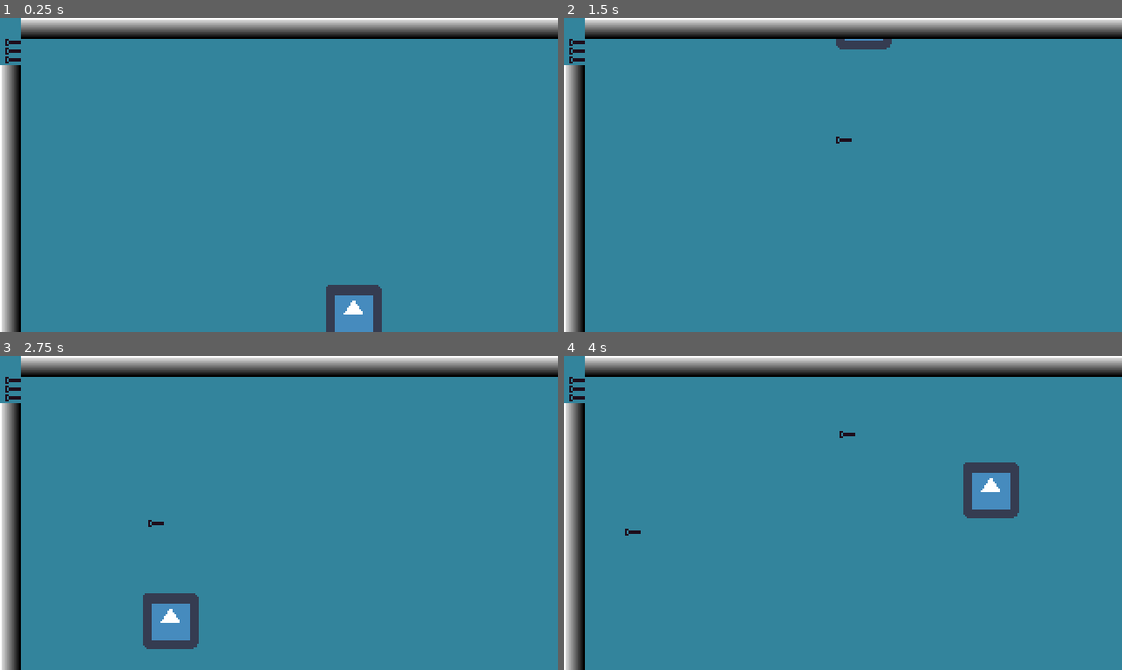
Above: before the commit, frames 1-4 (two rows, left to right).
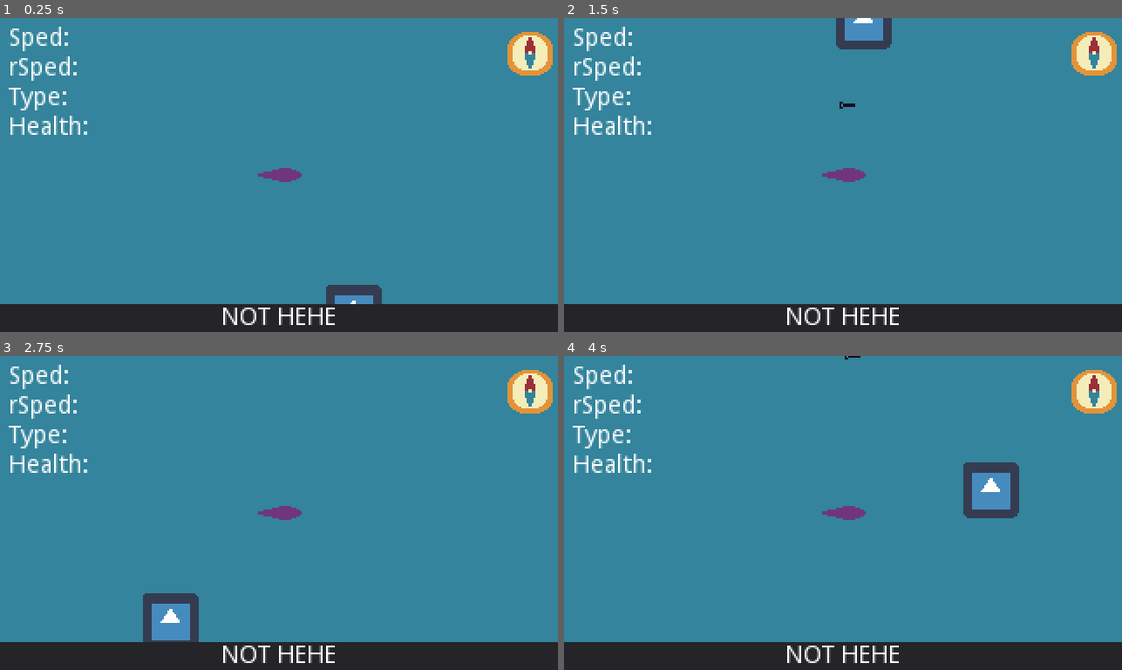
Above: after the commit, the same moments.

Repository: Scribble-Sheep/Shipgame
Game: Godot game, scene res://World.tscn
The game is run twice, just before and just after one commit, with the same random seed, the same clock (stepped at 60 frames per second) and the same inputs. The engine's default icon, where the game draws it, is replaced by a stand-in: a white triangle on a blue panel in a dark square.
Inputs (mouse positions are in pixels of both pictures, inside the frame that each line leads up to):
- Up to frame 1 (0.25 s): no input
- Up to frame 2 (1.5 s): click (854, 27) at 0.52 s; click (854, 27) at 1.27 s
- Up to frame 3 (2.75 s): click (11, 538) at 2.02 s
- Up to frame 4 (4 s): click (575, 538) at 2.77 s; click (854, 365) at 3.52 s

The runs differ from the first frame. In frame 1, 20% of the frame differs, in the area x 0-100%, y 0-100%; in frame 2, 20%; in frame 3, 20%; in frame 4, 20%.

Commit message:
Ship is visible again (whoops), debug target has a circle collider. Missiles are speedy.

Diff:
--- a/Scenes/DebugTarget.tscn
+++ b/Scenes/DebugTarget.tscn
@@ -3,8 +3,7 @@
 [ext_resource path="res://icon.png" type="Texture" id=1]
 [ext_resource path="res://Code/DebugTarget.gd" type="Script" id=2]
 
-[sub_resource type="RectangleShape2D" id=1]
-extents = Vector2( 32, 32 )
+[sub_resource type="CircleShape2D" id=1]
 
 [node name="DebugTarget" type="KinematicBody2D"]
 collision_layer = 2
@@ -16,5 +15,5 @@
 texture = ExtResource( 1 )
 
 [node name="CollisionShape2D" type="CollisionShape2D" parent="."]
-scale = Vector2( 0.5, 0.5 )
+scale = Vector2( 1.6, 1.6 )
 shape = SubResource( 1 )
--- a/Scenes/GUI Scenes/WorldGUI.tscn
+++ b/Scenes/GUI Scenes/WorldGUI.tscn
@@ -70,4 +70,6 @@
 margin_bottom = 14.0
 text = "Sped:
 rSped:
-Type:"
+Type:
+Health:"
+percent_visible = -0.0434783
--- a/Scenes/Ship.tscn
+++ b/Scenes/Ship.tscn
@@ -10,7 +10,6 @@
 script = ExtResource( 2 )
 
 [node name="Sprite" type="Sprite" parent="."]
-visible = false
 z_index = 100
 texture = ExtResource( 1 )
 
--- a/World.tscn
+++ b/World.tscn
@@ -17,15 +17,15 @@
 
 [node name="TorpedoManager" type="Node2D" parent="."]
 script = ExtResource( 4 )
-speed = 100
+speed = 200
 
 [node name="WorldGuiHolder" type="Node2D" parent="."]
-visible = false
 position = Vector2( -160, -90 )
 
 [node name="WorldGUI" parent="WorldGuiHolder" instance=ExtResource( 5 )]
 
 [node name="CombatGuiHolder" type="Node2D" parent="."]
+visible = false
 position = Vector2( -160, -90 )
 
 [node name="CombatGui" parent="CombatGuiHolder" instance=ExtResource( 7 )]
